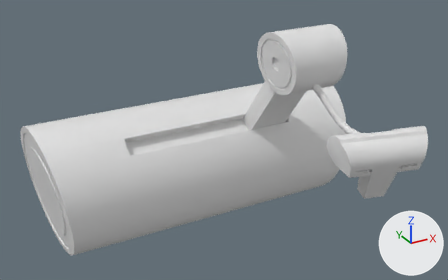
The Blender file Assets/Blender/Professor/professor.blend as it was, and as the next commit left it.
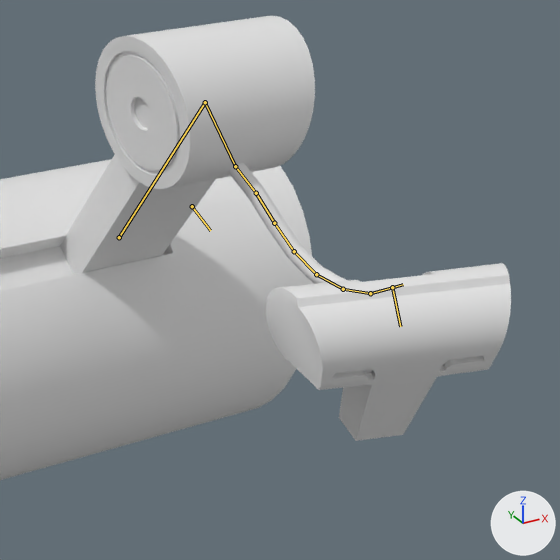
There are two pictures of each version: one whole from a camera (50 mm lens) standing at (-29.3, -43.3, 28.5) and looking at (-0.4, 9.2, 2.3), one close up on the part from 49% to 100% of the width and 6% to 88% of the height. The lights are fixed; the arrows at lower right show +X, +Y and +Z. The older version's two pictures come first. Both versions are drawn at frame 20 of the action 'ShockedToSpeakingMural'; the numbers are the values there. The bones that change, and the others that lie on the model, are drawn over the model as lines in the close-ups.

Objects in the first close-up: 'ProfessorAbdomen', 'ProfessorHead', 'ProfessorNeck', 'ProfessorRoot', 'ProfessorTorso'.
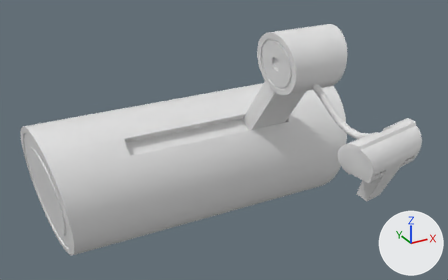
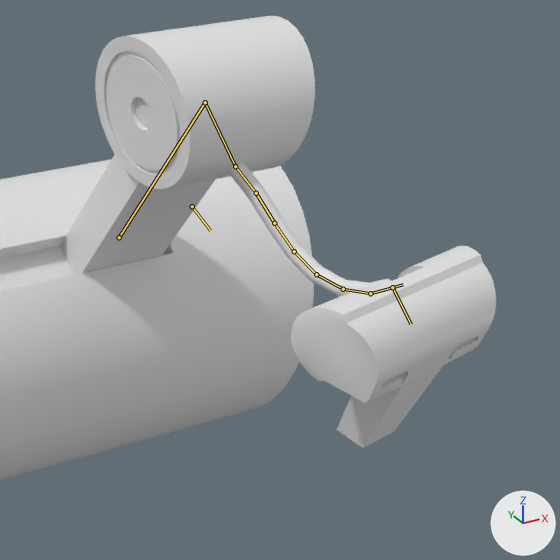
What differs and where, as boxes [x1, y1, x2, y2] in the close-ups (560 x 560 px):
'ProfessorHead', posed (16% narrower, 13% taller)
    before: [266, 263, 511, 441]
    after: [291, 246, 496, 448]
bone 'Bone.010', root to tip
    before: (392, 287) to (400, 326)
    after: (392, 287) to (411, 324)

Patch to the scene script:
```diff
--- a/Assets/Blender/Professor/professor.blend.py
+++ b/Assets/Blender/Professor/professor.blend.py
@@ bone_bone_010 @@
 bone_bone_010 = bpy.data.objects['ProfessorArmature'].pose.bones['Bone.010']  # child of 'Bone.011'
-bone_bone_010.rotation_quaternion = (1.0, 0.0, 0.0, 0.0)  # degrees (0, 0, 0)
+bone_bone_010.rotation_quaternion = (0.967, 0.009, -0.202, 0.153)  # degrees (-3, -23, 19)
```
